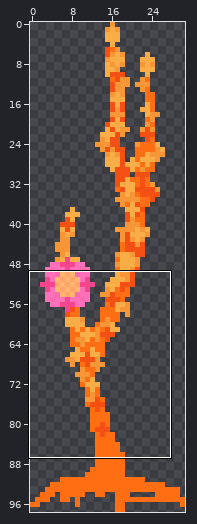
One commit to this sprite sheet: sprites/misc/trees/orange/tree_23.png. The first picture is a wide view before the edit; the outline marks the close-up.
Close-up. Before the edit:
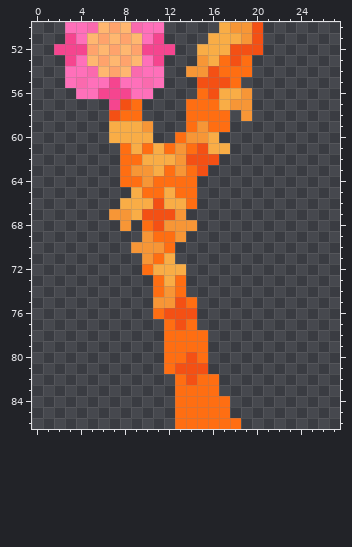
The file is 31x98 pixels. Shown: x 0..27, y 50..86.
The result:
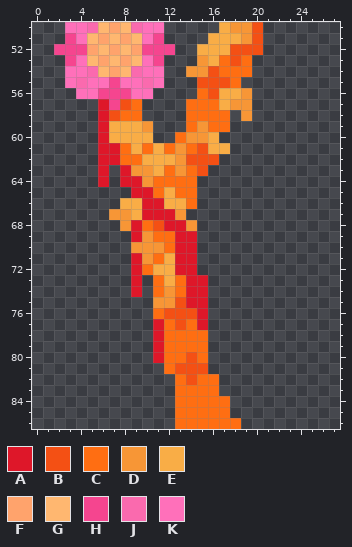
Palette (. is transparent): A #de1729  B #f45014  C #ff6e12  D #f79636  E #f9ad46  F #ffa36c  G #ffb770  H #f5458f  J #fa6aae  K #ff70ba
The edit:
Changed rows in their new state; - is an unchanged pixel.
first column x 6:
57 A---------
58 A---------
59 A---------
60 A---------
61 AA--------
62 AA--------
63 A-A-------
64 A-AA------
65 ---AA-----
66 ----AA----
67 ----AAA---
68 ---A--AA--
69 ---A---AA-
70 -------AA-
71 ---A---AA-
72 ---A---AA-
73 ---A----AA
74 ---A----AA
75 --------AA
76 ---------A
77 -----A---A
78 -----A----
79 -----A----
80 -----A----
